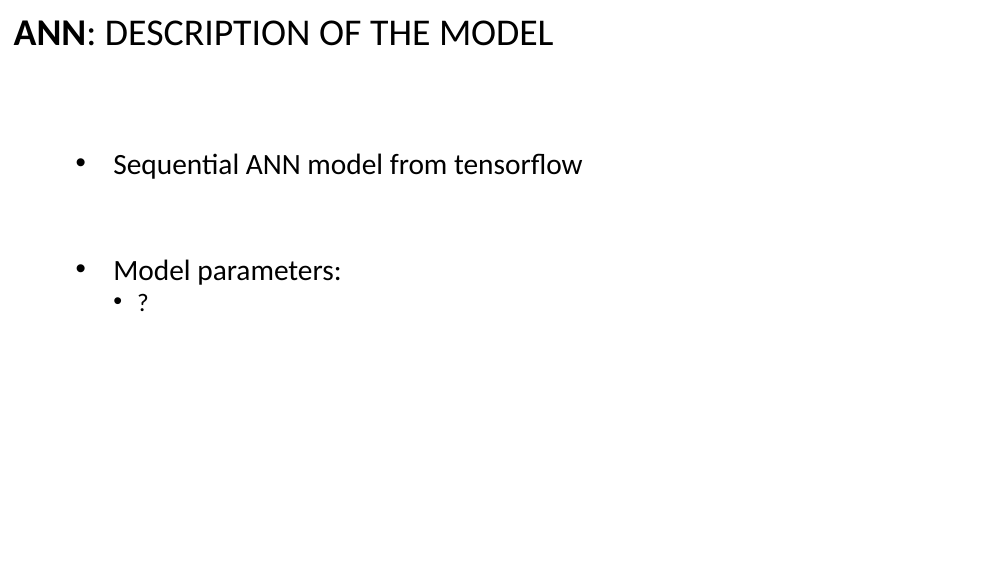
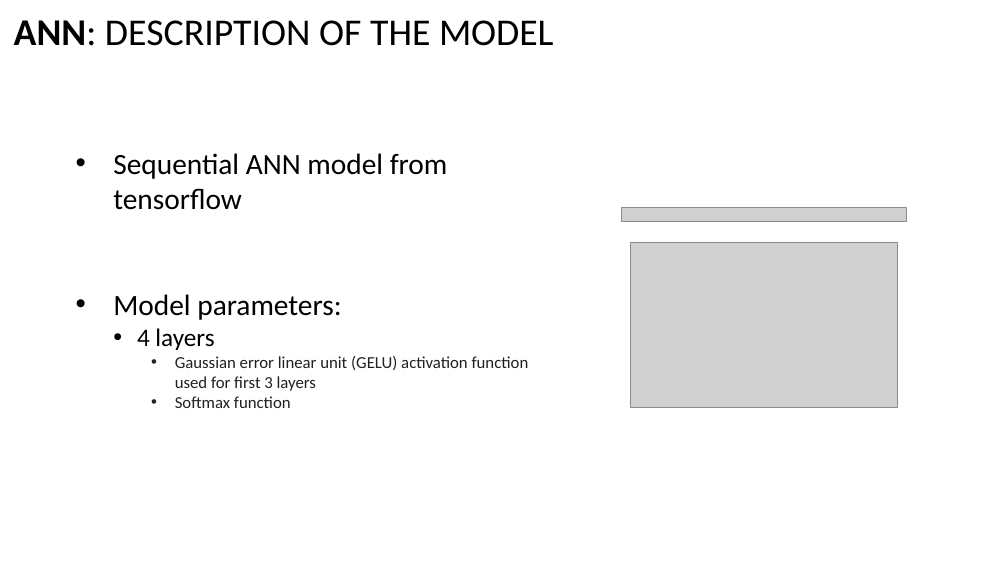
Before and after one commit to brooksschafer/cmpsML_SpaceSomethingorOther, a slide deck: slide 21 of DOC/ProjectReport_SpaceSomethingOrOther.pptx. Drawn at 1008x567 pixels with LibreOffice and Linux fonts; fonts in the diff are those of the drawing; grey boxes stand for pictures. Boxes give left, top, right and bottom in pixels: in the first picture for what was removed or moved away, otherwise in the second. Text is boxed around its words. In the diff, an @@ line names an element or a change of style, - is before the commit and + after.

```diff
--- a/DOC/ProjectReport_SpaceSomethingOrOther.pptx
+++ b/DOC/ProjectReport_SpaceSomethingOrOther.pptx
@@ picture added at (622,208,907,222) @@
@@ picture added at (630,242,898,408) @@
@@ text at (137,328,529,408): text changed; size 24 to 16 pt; text colour #000000 to #202124 @@
-  • ?
+  • 4 layers
+    • Gaussian error linear unit (GELU) activation function used for first 3 layers
+    • Softmax function
```
Also in this commit, not shown: 1 other slide changed, 1 other file.
